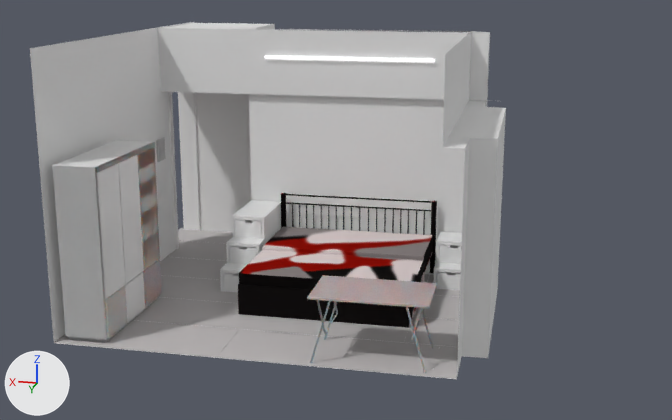
One commit to the Blender file untitled.blend: the scene before it, then after it.
Rendered twice from a 50 mm lens placed at (-22.0, 52.7, 30.8), pointed at (-9.5, -5.1, 15.5). Every picture has the same lights, and +X, +Y and +Z are marked at lower left.
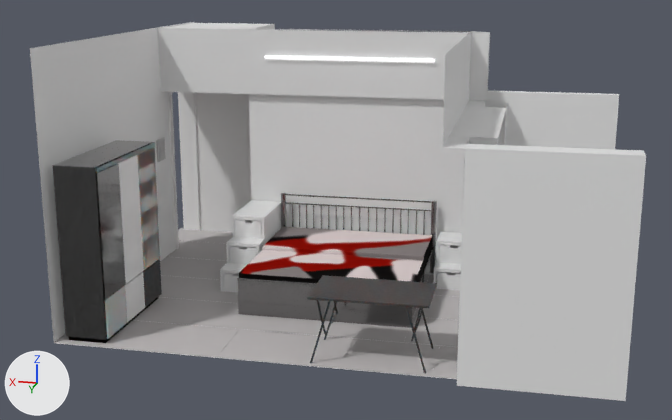
Changed parts and their boxes [x1, y1, x2, y2] in the pictures (672 x 420 px):
'Plane.004', reshaped (40% wider, 7% taller)
    before: [157, 28, 506, 376]
    after: [157, 28, 646, 401]
'Cube.006', recoloured, surface changed
    both: [52, 140, 162, 343]
'Cube', recoloured, surface changed (black to grey)
    both: [237, 193, 437, 328]
'Plane.002', surface changed
    both: [307, 275, 437, 373]
part 1 of me_plane_004, added
    after: [498, 112, 506, 145]
part 2 of me_plane_004, added
    after: [474, 140, 497, 145]
part 3 of me_plane_004, added
    after: [457, 91, 646, 401]

The change, as a list of edits to the scene's bpy script:
```text
Add img_table:
    img_table = load_image('table', '_unpacked/table.png', 1024, 1024, 'sRGB')
Change mat_material_001:
    add n4 = _N.new('ShaderNodeTexImage'); n4.name = 'Image Texture'
    add n4.image = img_table
    where n2 = _N.new('ShaderNodeTexNoise'); n2.name = 'Noise Texture'
    n2.inputs[4].default_value: 1.0 -> 0.05  # 'Roughness'
    where n3 = _N.new('ShaderNodeMix'); n3.name = 'Mix'
    remove n3.inputs[6].default_value = (0.0484, 0.00917, 0.00502, 1.0)  # 'A', dark red #3e1810
    n3.inputs[7].default_value: (0.8, 0.738, 0.765, 1.0) -> (0.0809, 0.0752, 0.0777, 1.0)  # 'B', white #e7dfe3 -> 'B', dark grey #504e4f
    add _L.new(n4.outputs[0], n3.inputs[6])  # 'Color' to 'A'
Change mat_material_002:
    mat_material_002.base_color: (0.8, 0.8, 0.8) -> (0.245, 0.245, 0.245)  # white #e7e7e7 -> grey #888888
    mat_material_002.metallic: 0.0 -> 1.0
Change me_cube:
    where me_cube.from_pydata(...)  # 1534 vertices, 825 faces; spans x -17.25..-4.63, y -11.09..-0.05, z -9.11..-3.72
    remove me_cube.materials.append(mat_material)
    add me_cube.materials.append(mat_material_002)  # grey #888888
Change me_plane_004:
    used by ob_plane_004; location = (-18.65, -2.43, 18.19); rotation_euler = (0.802, 1.571, 3.946), in degrees (46, 90, 226); scale = (8.5, 9.0, 1.0)
    remove me_plane_004.from_pydata(...)  # 73 vertices, 35 faces, 4 loose edges; spans x -1.0..1.0, y -1.0..1.8, z -23.5..1.4
    add me_plane_004.from_pydata(...)  # 253 vertices, 177 faces, 3 loose edges; spans x -1.0..1.0, y -1.0..1.8, z -23.5..8.6
    me_plane_004 part 1: a new loose piece of 32 vertices spanning x -0.5..1.0, y 0.6, z 0.2..1.4
    me_plane_004 part 2: a new loose piece of 32 vertices spanning x -0.5..1.0, y -0.6, z 0.1..1.4
    me_plane_004 part 3: 54 vertices added at x -0.5..1.0, y -1.0..1.1, z -0.1..8.6
```
